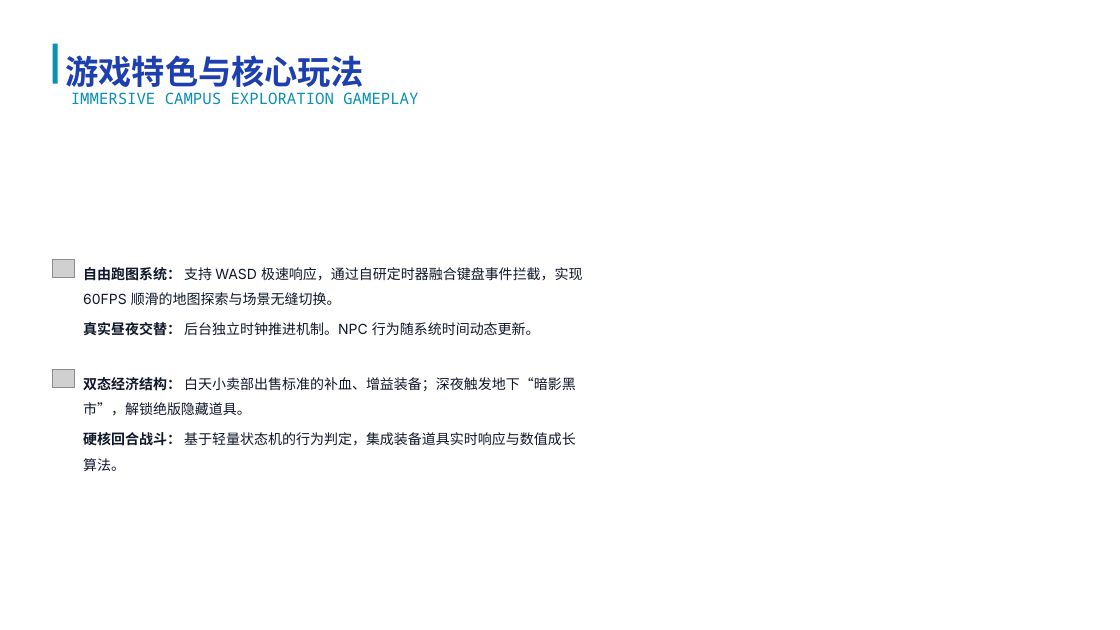
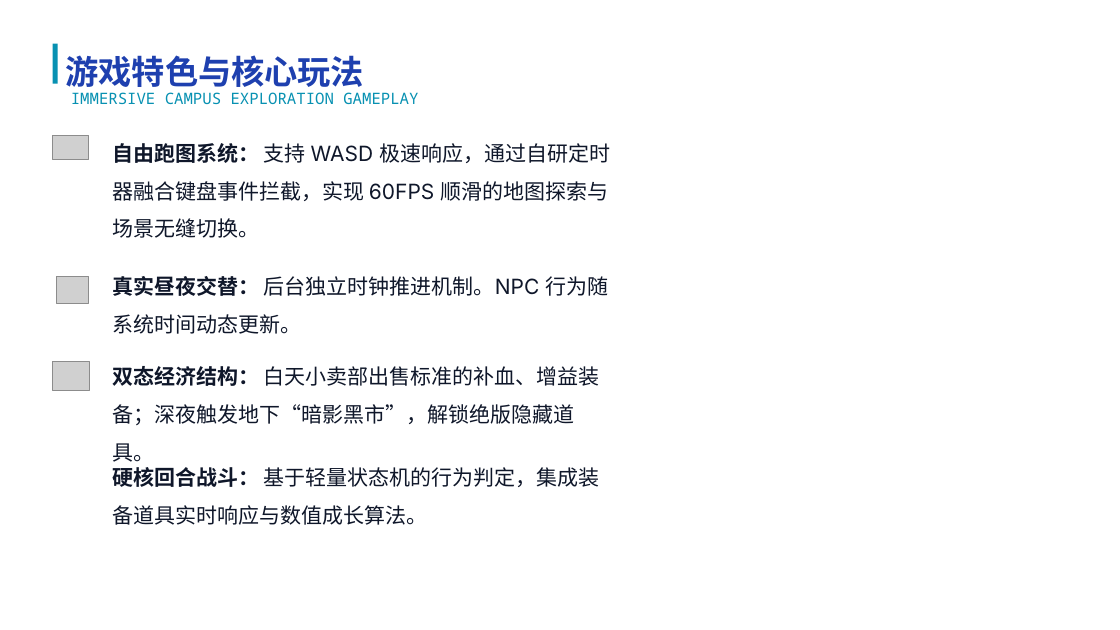
Before and after one commit to luqie0106/CampusRPG_Simultaneously, a slide deck: slide 3 of 校园RPG：大学生存物语项目答辩.pptx. Drawn at 1120x630 pixels with LibreOffice and Linux fonts; fonts in the diff are those of the drawing; grey boxes stand for pictures; background and template pictures are left out. Boxes give left, top, right and bottom in pixels: in the first picture for what was removed or moved away, otherwise in the second. Text is boxed around its words. In the diff, an @@ line names an element or a change of style, - is before the commit and + after.

```diff
--- a/校园RPG：大学生存物语项目答辩.pptx
+++ b/校园RPG：大学生存物语项目答辩.pptx
@@ picture: place and size @@
-picture at (52,260,74,278)
+picture at (52,135,88,160)
@@ size 12 to 18 pt in 4 elements at (112,366,600,425), (112,276,608,334), (112,467,600,525), (112,143,610,238) @@
@@ text "自由跑图系统： 支持 WASD 极速响应，通过自研定时器融合键盘事件拦截，实现 60FPS ...": place and size @@
-text "自由跑图系统： 支持 WASD 极速响应，通过自研定时器融合键盘事件拦截，实现 60FPS ..." at (83,267,583,305)
+text "自由跑图系统： 支持 WASD 极速响应，通过自研定时器融合键盘事件拦截，实现 60FPS ..." at (112,143,610,238)
@@ text "真实昼夜交替： 后台独立时钟推进机制。NPC 行为随系统时间动态更新。": place and size @@
-text "真实昼夜交替： 后台独立时钟推进机制。NPC 行为随系统时间动态更新。" at (83,322,540,336)
+text "真实昼夜交替： 后台独立时钟推进机制。NPC 行为随系统时间动态更新。" at (112,276,608,334)
@@ picture added at (57,276,89,303) @@
@@ text "双态经济结构： 白天小卖部出售标准的补血、增益装备；深夜触发地下“暗影黑市”，解锁绝版隐藏道具。": place and size @@
-text "双态经济结构： 白天小卖部出售标准的补血、增益装备；深夜触发地下“暗影黑市”，解锁绝版隐藏道具。" at (83,377,576,416)
+text "双态经济结构： 白天小卖部出售标准的补血、增益装备；深夜触发地下“暗影黑市”，解锁绝版隐藏道具。" at (112,366,600,425)
@@ picture: place and size @@
-picture at (52,370,74,388)
+picture at (52,362,88,391)
@@ text "硬核回合战斗： 基于轻量状态机的行为判定，集成装备道具实时响应与数值成长算法。": place and size @@
-text "硬核回合战斗： 基于轻量状态机的行为判定，集成装备道具实时响应与数值成长算法。" at (83,432,576,471)
+text "硬核回合战斗： 基于轻量状态机的行为判定，集成装备道具实时响应与数值成长算法。" at (112,467,600,525)
```
Also in this commit, not shown: 12 other slides changed.
